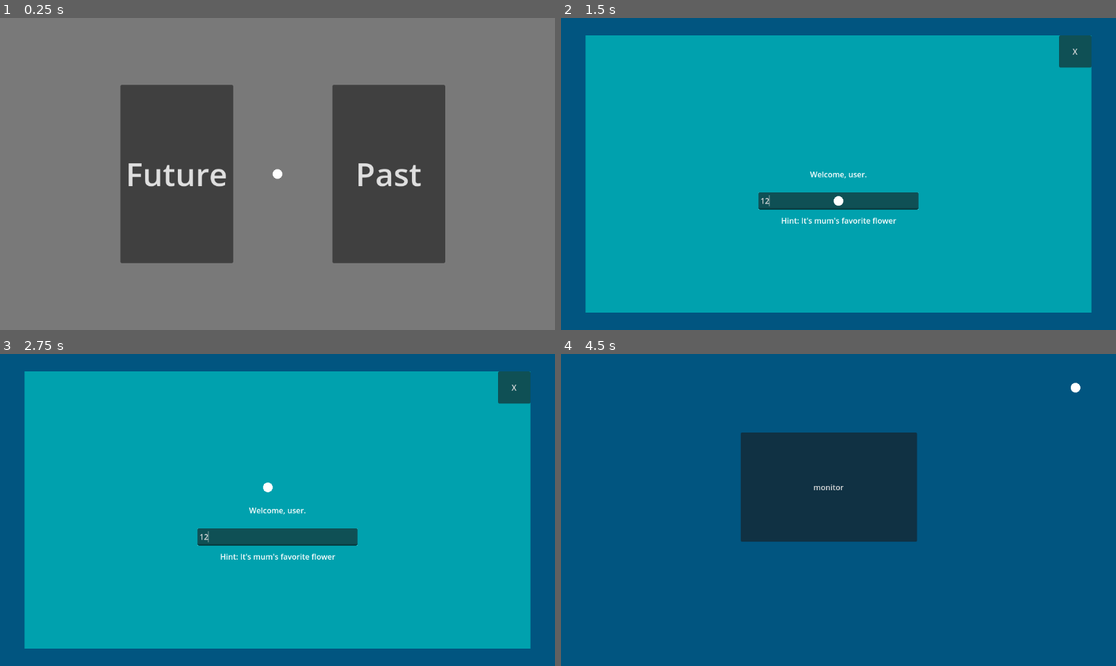
Above: before the commit, frames 1-4 (two rows, left to right).
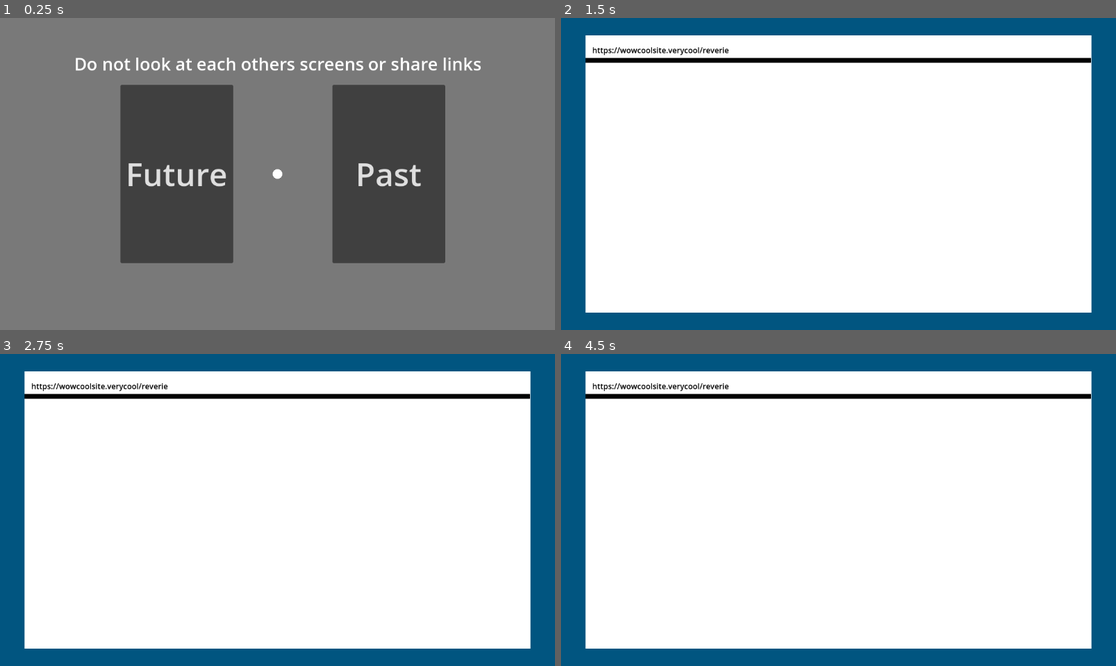
Above: after the commit, the same moments.

Repository: BoopEnthusiast/Reverie-Memory
Game: Godot game, scene res://scenes/character_select.tscn
The game is run twice, just before and just after one commit, with the same random seed, the same clock (stepped at 60 frames per second) and the same inputs.
Inputs (mouse positions are in pixels of both pictures, inside the frame that each line leads up to):
- Up to frame 1 (0.25 s): no input
- Up to frame 2 (1.5 s): click "Future" at 0.5 s; click (838, 202) at 1.27 s; type "12" at 1.35 s
- Up to frame 3 (2.75 s): click "monitor" at 2 s
- Up to frame 4 (4.5 s): click "monitor" at 2.75 s; click "monitor" at 3.5 s; click "X" at 4.25 s

The runs differ from the first frame. In frame 1, 1.2% of the frame differs, in the area x 13-87%, y 12-17%; in frame 2, 81%; in frame 3, 81%; in frame 4, 81%, in the area x 4-96%, y 5-95%.

Commit message:
future monitor magic

Diff:
--- a/scenes/character_select.tscn
+++ b/scenes/character_select.tscn
@@ -70,5 +70,21 @@
 text = "Past"
 script = SubResource("GDScript_c0e27")
 
+[node name="Label" type="Label" parent="."]
+layout_mode = 1
+anchors_preset = 8
+anchor_left = 0.5
+anchor_top = 0.5
+anchor_right = 0.5
+anchor_bottom = 0.5
+offset_left = -20.0
+offset_top = -241.0
+offset_right = 20.0
+offset_bottom = -218.0
+grow_horizontal = 2
+grow_vertical = 2
+theme_override_font_sizes/font_size = 36
+text = "Do not look at each others screens or share links"
+
 [connection signal="pressed" from="FutureButton" to="FutureButton" method="_on_pressed"]
 [connection signal="pressed" from="PastButton" to="PastButton" method="_on_pressed"]
--- a/scenes/future.tscn
+++ b/scenes/future.tscn
@@ -107,6 +107,49 @@
 grow_vertical = 2
 text = "Hint: It's mum's favorite flower"
 
+[node name="WebBrowser" type="Control" parent="MonitorScreen"]
+layout_mode = 1
+anchors_preset = 15
+anchor_right = 1.0
+anchor_bottom = 1.0
+grow_horizontal = 2
+grow_vertical = 2
+
+[node name="ColorRect" type="ColorRect" parent="MonitorScreen/WebBrowser"]
+layout_mode = 1
+anchors_preset = 15
+anchor_right = 1.0
+anchor_bottom = 1.0
+grow_horizontal = 2
+grow_vertical = 2
+
+[node name="Label" type="Label" parent="MonitorScreen/WebBrowser"]
+layout_mode = 0
+offset_left = 14.0
+offset_top = 19.0
+offset_right = 136.0
+offset_bottom = 42.0
+theme_override_colors/font_color = Color(0, 0, 0, 1)
+text = "https://wowcoolsite.verycool/reverie"
+
+[node name="Line2D" type="Line2D" parent="MonitorScreen/WebBrowser"]
+points = PackedVector2Array(0, 52, 1049, 52)
+default_color = Color(0, 0, 0, 1)
+
+[node name="GridContainer" type="GridContainer" parent="MonitorScreen/WebBrowser"]
+layout_mode = 1
+anchors_preset = 8
+anchor_left = 0.5
+anchor_top = 0.5
+anchor_right = 0.5
+anchor_bottom = 0.5
+offset_left = -327.0
+offset_top = -189.0
+offset_right = 327.0
+offset_bottom = 189.0
+grow_horizontal = 2
+grow_vertical = 2
+
 [connection signal="pressed" from="Monitor" to="Monitor" method="_on_pressed"]
 [connection signal="pressed" from="MonitorScreen/Password/ExitButton" to="Monitor" method="_on_exit_pressed"]
 [connection signal="text_changed" from="MonitorScreen/Password/PasswordField" to="Monitor" method="_on_password_field_text_changed"]
